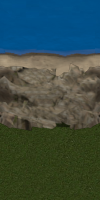
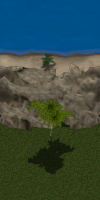
Layered file, before and after one edit (100 × 200). Changes by layer:
added layer "Background copy#21" above "Background copy#3" over [27, 97, 76, 175]
added layer "Background copy#3" above "beach_s_0001.png copy" over [39, 53, 57, 72]
